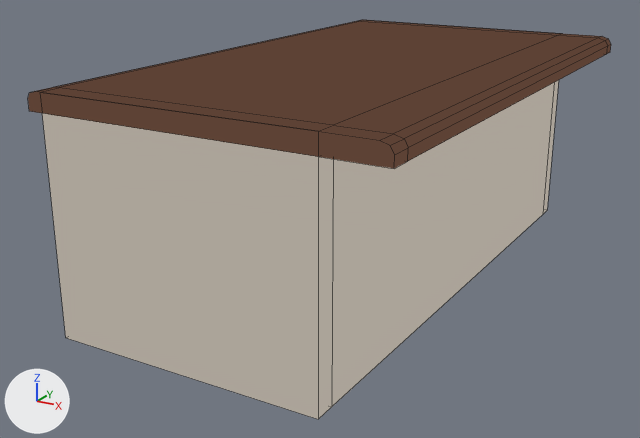
One commit to the Blender file Blender/Recepción.blend: the scene before it, then after it.
One viewpoint serves both versions: a 50 mm camera at (7.35, -8.55, 4.48) aimed at (-0.2, 4.18, -0.71). The lights are fixed; the arrows at lower left show +X, +Y and +Z. The picture after the commit comes second. Mesh edges are drawn as thin lines.

The older version as bpy lines, for what is in view:
```python
ob_cube = bpy.data.objects.new('Cube', me_cube)
ob_cube.location = (0.0, 0.0, 0.0)
ob_cube.scale = (2.25, 9.73, 1.75)
```
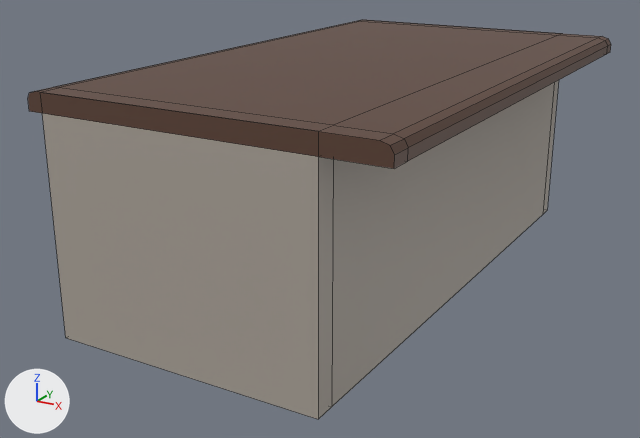
What changed in the scene script:
```text
Change mat_material:
    where n0 = _N.new('ShaderNodeOutputMaterial'); n0.name = 'Material Output'
    remove n1 = _N.new('ShaderNodeValToRGB'); n1.name = 'Color Ramp'
    remove n1.color_ramp.interpolation = 'CONSTANT'
    remove while len(n1.color_ramp.elements) > 1: n1.color_ramp.elements.remove(n1.color_ramp.elements[-1])
    remove n1.color_ramp.elements[0].position = 0.0; n1.color_ramp.elements[0].color = (0.13, 0.118, 0.103, 1.0)
    remove _e = n1.color_ramp.elements.new(0.189); _e.color = (0.409, 0.368, 0.317, 1.0)
    remove n1.inputs[0].default_value = 0.7  # 'Factor'
    remove _L.new(n1.outputs[0], n0.inputs[0])  # 'Color' to 'Surface'
    add n2 = _N.new('ShaderNodeBsdfPrincipled'); n2.name = 'Principled BSDF'
    add n2.inputs[0].default_value = (0.407, 0.366, 0.319, 1.0)  # 'Base Color', grey #aba399
    add _L.new(n2.outputs[0], n0.inputs[0])  # 'BSDF' to 'Surface'
Change mat_material_001:
    add n2 = _N.new('ShaderNodeBsdfPrincipled'); n2.name = 'Principled BSDF'
    add n2.inputs[0].default_value = (0.109, 0.0545, 0.0356, 1.0)  # 'Base Color', brown #5d4235
    where n0 = _N.new('ShaderNodeOutputMaterial'); n0.name = 'Material Output'
    remove n1 = _N.new('ShaderNodeValToRGB'); n1.name = 'Color Ramp'
    remove n1.color_ramp.interpolation = 'CONSTANT'
    remove while len(n1.color_ramp.elements) > 1: n1.color_ramp.elements.remove(n1.color_ramp.elements[-1])
    remove n1.color_ramp.elements[0].position = 0.0; n1.color_ramp.elements[0].color = (0.0403, 0.0213, 0.0146, 1.0)
    remove _e = n1.color_ramp.elements.new(0.309); _e.color = (0.11, 0.0549, 0.0357, 1.0)
    remove n1.inputs[0].default_value = 0.7  # 'Factor'
    remove _L.new(n1.outputs[0], n0.inputs[0])  # 'Color' to 'Surface'
    add _L.new(n2.outputs[0], n0.inputs[0])  # 'BSDF' to 'Surface'
```

What differs and where, as boxes (x1, y1, x2, y2) in the pictures (640 x 438 px):
'Cube', recoloured: (28, 20, 611, 419) in both
